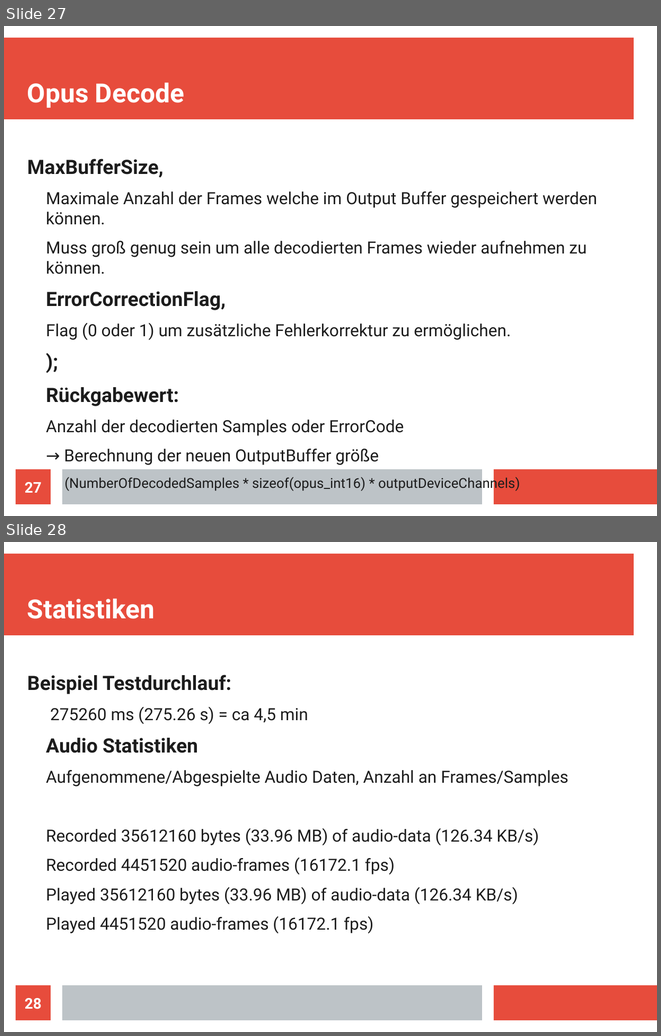
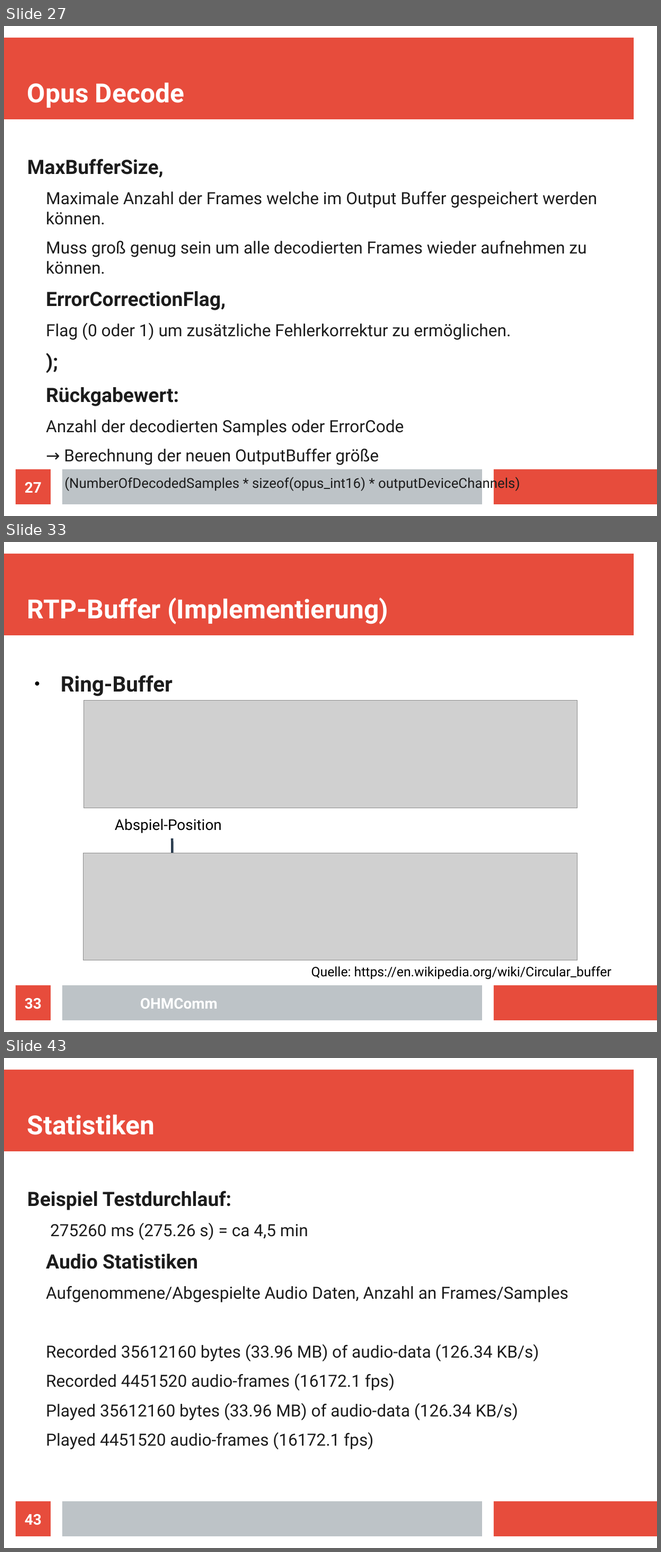
Before and after one commit to doe300/OHMComm, a slide deck: documents/OHMCommPres.odp. Shown one above the other, each under a label of ours: slides 27 and 28 before the commit, slides 27, 33 and 43 after it; the slides between them are not shown. The pictures are 661x1036 and 661x1552 pixels, drawn with LibreOffice and Linux fonts; fonts in the diff are those of the drawing; grey boxes stand for pictures. Boxes give left, top, right and bottom in pixels: in the first picture for what was removed or moved away, otherwise in the second. Text is boxed around its words. In the diff, an @@ line names an element or a change of style, - is before the commit and + after.

```diff
--- a/documents/OHMCommPres.odp
+++ b/documents/OHMCommPres.odp
@@ slide 33 added at (x1=4, y1=542, x2=657, y2=1032), background #FFFFFF; not listed: 3 template elements that a slide beside it also shows @@
@@ title added at (x1=27, y1=598, x2=388, y2=624), 32 pt, text #FFFFFF, bold @@
+RTP-Buffer (Implementierung)
@@ text added at (x1=61, y1=675, x2=173, y2=696), 26 pt, text #1C1C1C, bold @@
+● Ring-Buffer
@@ picture added at (x1=84, y1=700, x2=577, y2=808) @@
@@ text added at (x1=115, y1=819, x2=222, y2=833), 18 pt, text #000000 @@
+Abspiel-Position
@@ arrow added from (173, 838) to (173, 873), #2C3E50 2.89 pt @@
@@ picture added at (x1=84, y1=853, x2=577, y2=960) @@
@@ text added at (x1=311, y1=966, x2=611, y2=979), 16 pt, text #000000 @@
+Quelle: https://en.wikipedia.org/wiki/Circular_buffer
@@ page number added at (x1=16, y1=985, x2=51, y2=1020), fill #E74C3C, 18 pt, text #FFFFFF, bold @@
+33
@@ text added at (x1=140, y1=998, x2=218, y2=1008), 18 pt, text #FFFFFF, bold @@
+OHMComm
@@ what was slide 28 is now slide 43 @@
@@ page number at (x1=25, y1=1514, x2=42, y2=1525): text changed @@
-28
+43
```
Also in this commit, not shown: 14 other slides added.
